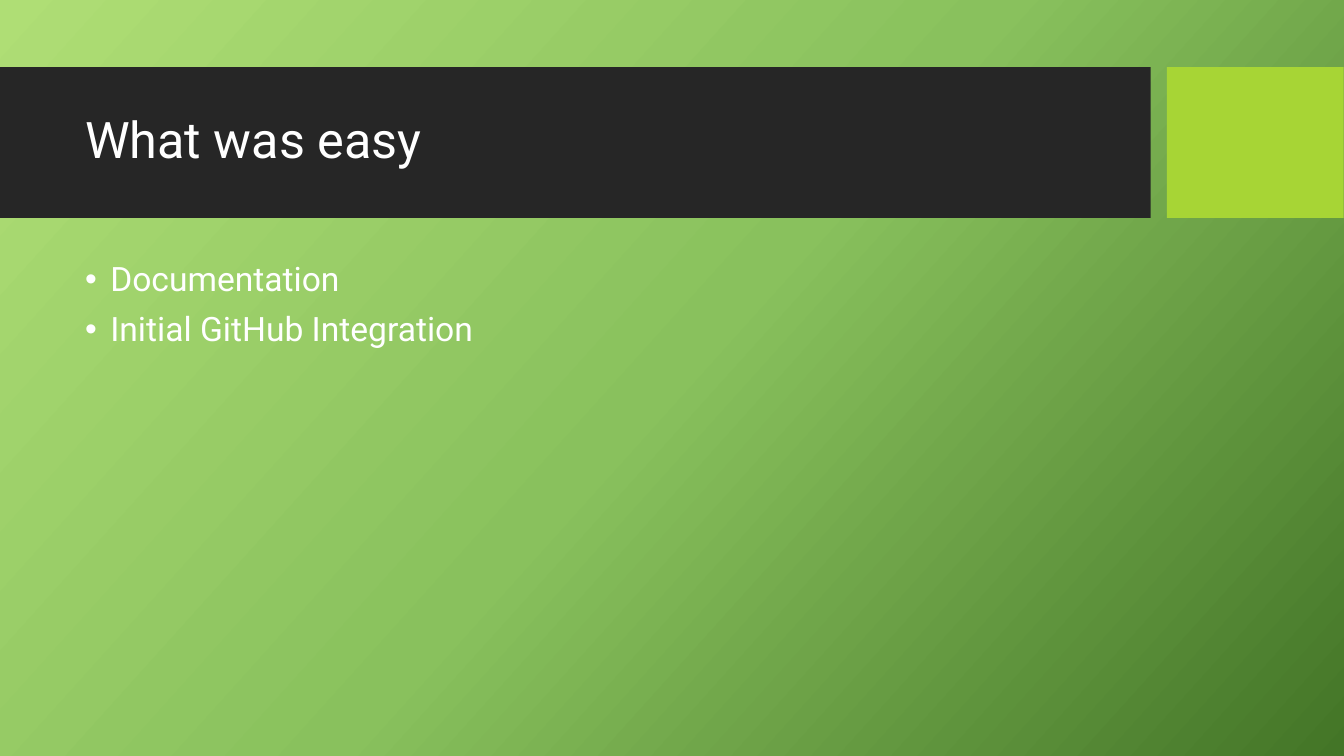
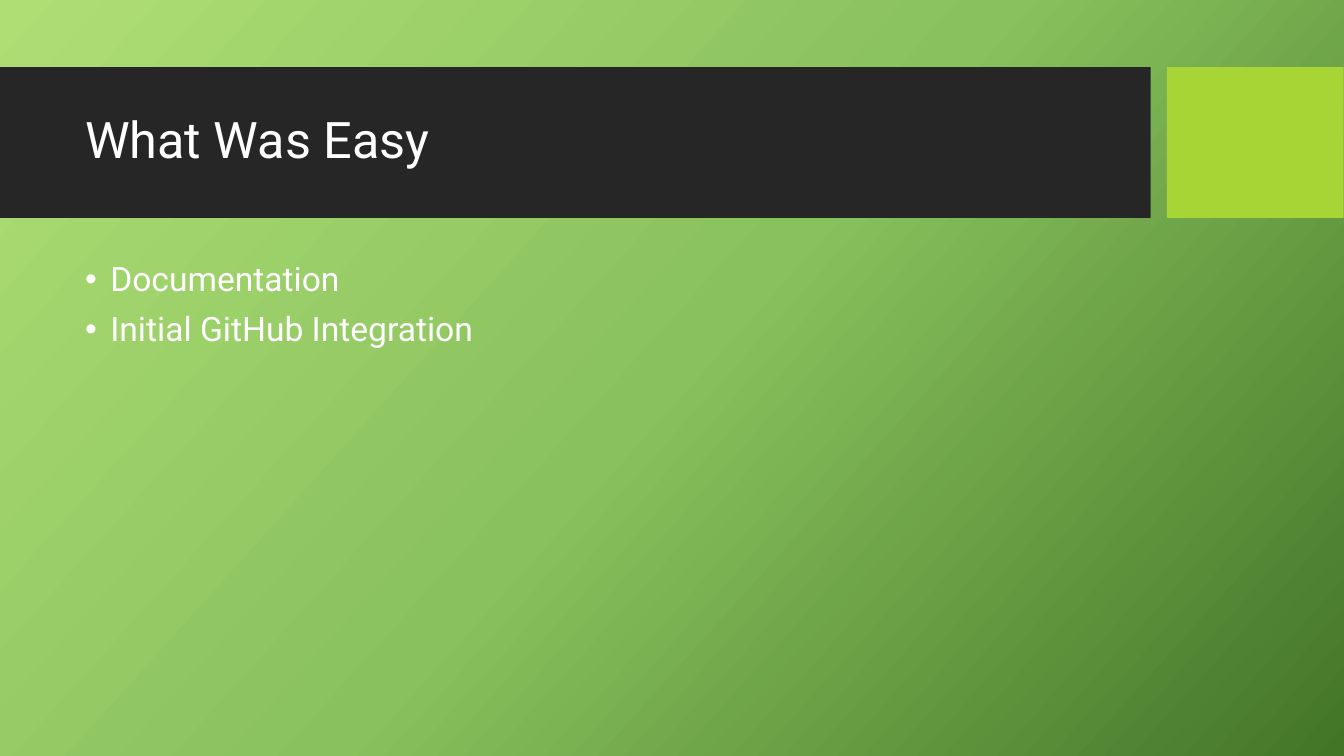
Before and after one commit to aaronbroughton/411GroupProject, a slide deck: slide 4 of Documentation/FAAR.pptx. Drawn at 1344x756 pixels with LibreOffice and Linux fonts; fonts in the diff are those of the drawing; background and template pictures are left out. Boxes give left, top, right and bottom in pixels: in the first picture for what was removed or moved away, otherwise in the second. Text is boxed around its words. In the diff, an @@ line names an element or a change of style, - is before the commit and + after.

Commit message:
grammar changes
~

```diff
--- a/Documentation/FAAR.pptx
+++ b/Documentation/FAAR.pptx
@@ title at (x1=85, y1=120, x2=430, y2=169): text changed @@
-What was easy
+What Was Easy
```
Also in this commit, not shown: 2 other slides changed.
